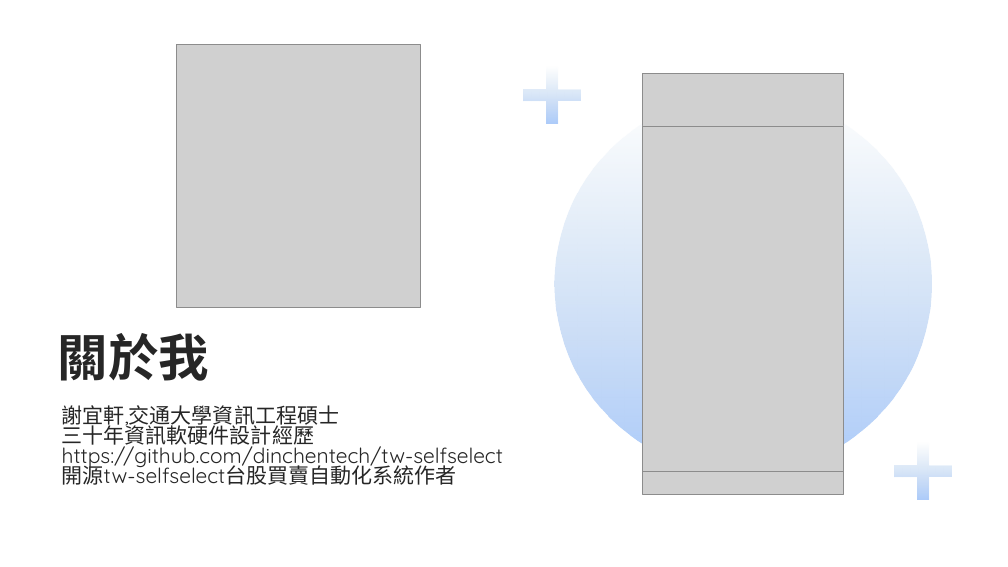
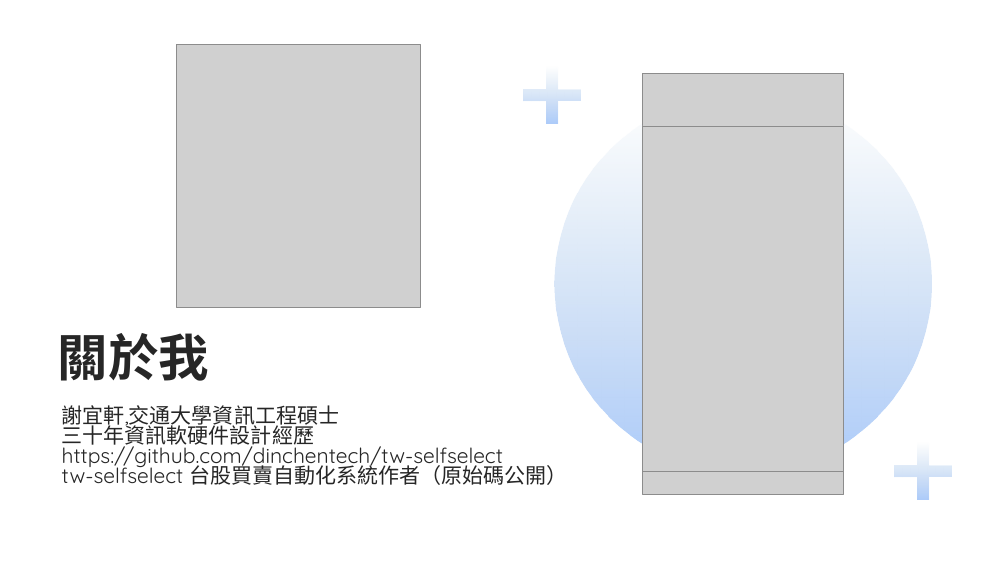
Before and after one commit to dinchentech/tw-selfselect, a slide deck: slide 3 of plans/ppt/TW-SELFSELECT台股買賣自動化系統-W1-講稿版.pptx. Drawn at 1008x567 pixels with LibreOffice and Linux fonts; fonts in the diff are those of the drawing; grey boxes stand for pictures; background and template pictures are left out. Boxes give left, top, right and bottom in pixels: in the first picture for what was removed or moved away, otherwise in the second. Text is boxed around its words. In the diff, an @@ line names an element or a change of style, - is before the commit and + after.

Commit message:
改為專有授權（非商業）：LICENSE 取代 MIT，README／PPT 同步
- LICENSE：改為專有授權（僅供個人學習／研究／學術使用；禁止商業販售、包裝付費產品、
  取得商業利益；第三方套件/SDK/資料不在本授權範圍；保留 AS-IS 免責）
- README：授權段改「版權聲明」（含三條禁止事項與第三方說明），並註明早期 MIT 版本
  之副本仍受 MIT 保護、無法追溯撤銷
- PPT W1 s3/s6：拿掉「MIT 授權／開源」字樣，改為「原始碼公開；授權見 LICENSE
  （個人學習／研究使用，商業須經書面授權）」
- 掃描：文件與 PPT 無殘留 MIT 或開源宣稱（只剩 README 的歷史備註）

```diff
--- a/plans/ppt/TW-SELFSELECT台股買賣自動化系統-W1-講稿版.pptx
+++ b/plans/ppt/TW-SELFSELECT台股買賣自動化系統-W1-講稿版.pptx
@@ text at (x1=62, y1=405, x2=568, y2=485): text changed @@
-謝宜軒,交通大學資訊工程碩士
-三十年資訊軟硬件設計經歷
-https://github.com/dinchentech/tw-selfselect
-開源tw-selfselect台股買賣自動化系統作者
+謝宜軒,交通大學資訊工程碩士
+三十年資訊軟硬件設計經歷
+https://github.com/dinchentech/tw-selfselect
+tw-selfselect 台股買賣自動化系統作者（原始碼公開）
```
Also in this commit, not shown: 1 other slide changed, 2 other files.
